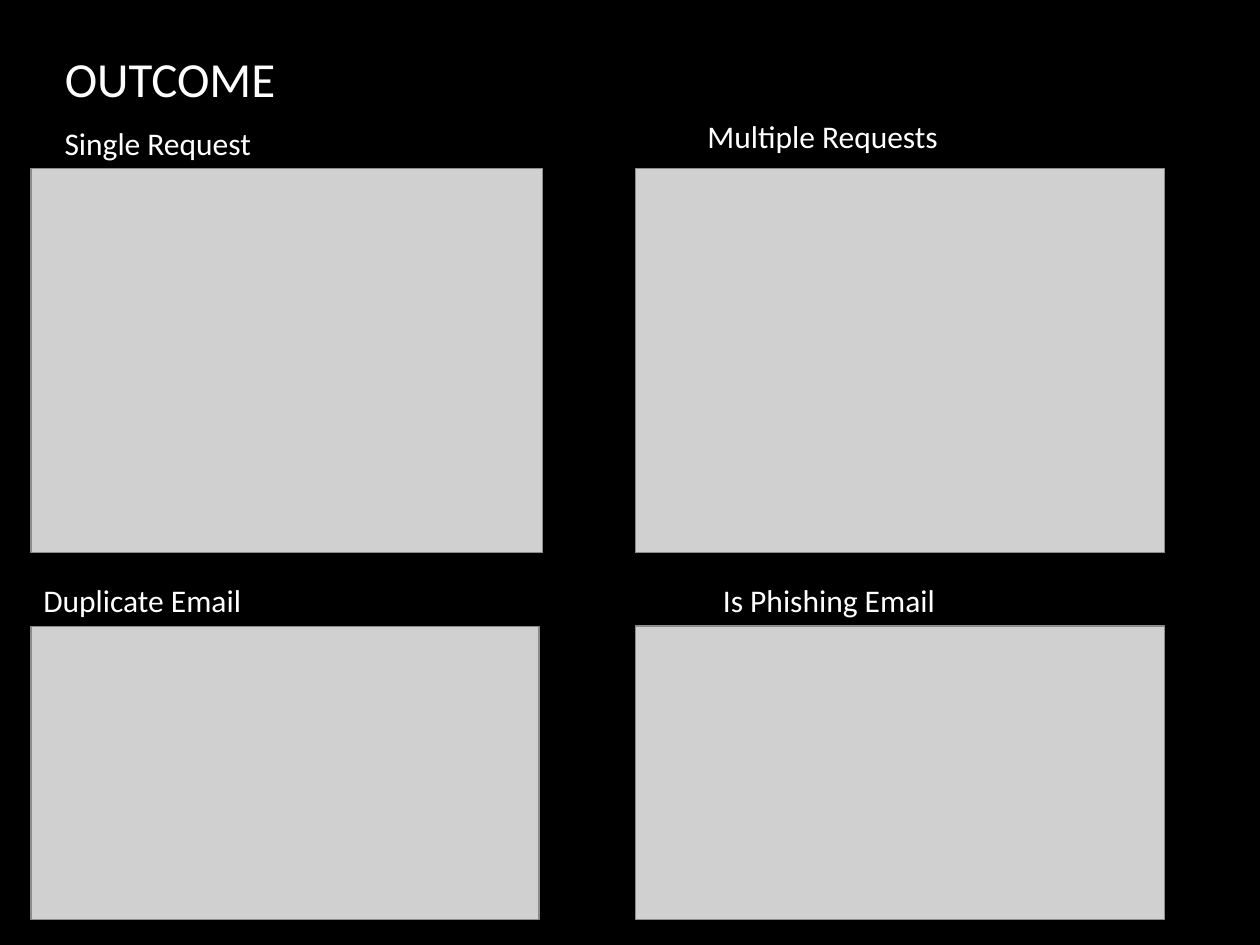
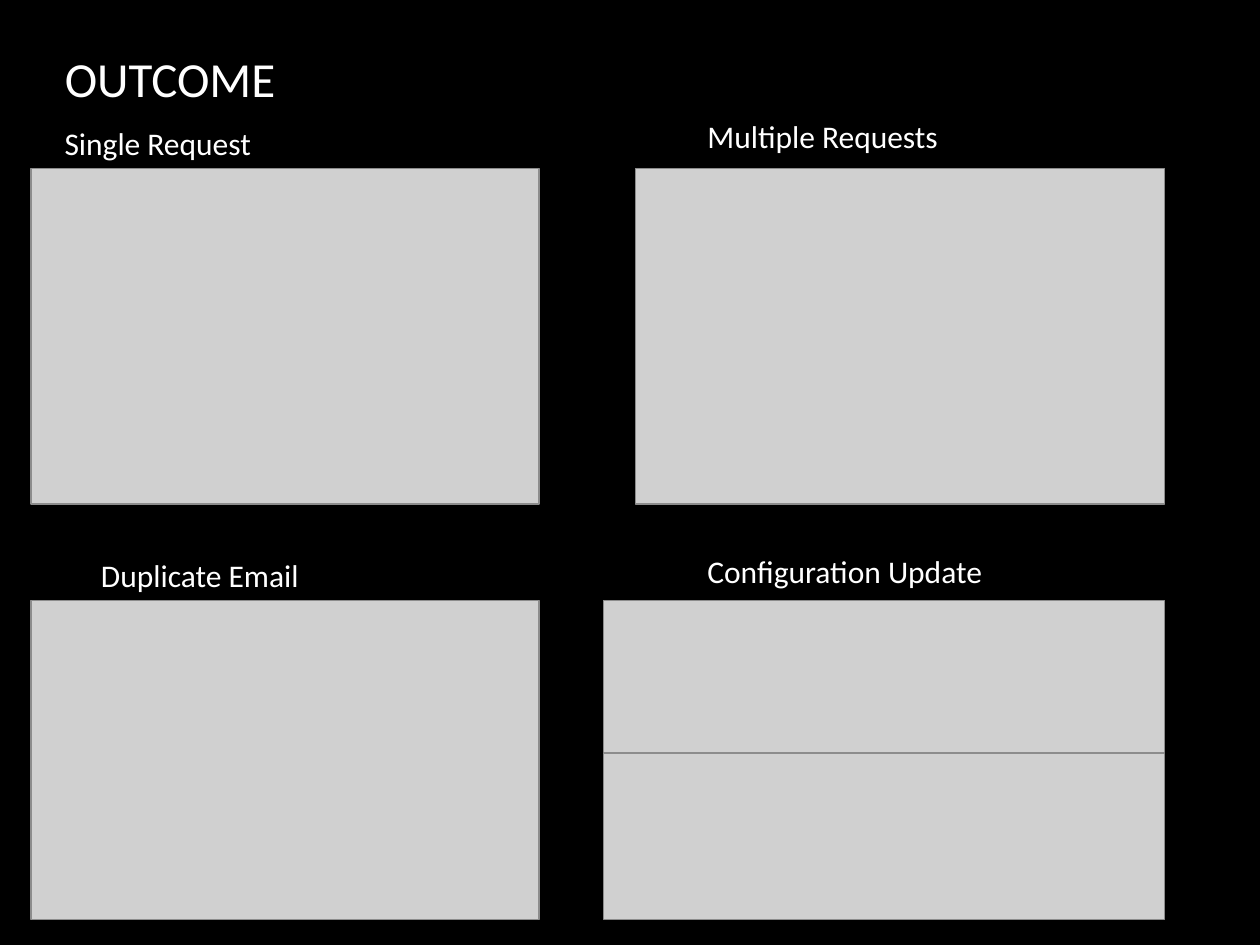
Before and after one commit to ewfx/gaied-fraud-breakers, a slide deck: slide 9 of artifacts/Email_Gatekeeper.pptx. Drawn at 1260x945 pixels with LibreOffice and Linux fonts; fonts in the diff are those of the drawing; grey boxes stand for pictures; background and template pictures are left out. Boxes give left, top, right and bottom in pixels: in the first picture for what was removed or moved away, otherwise in the second. Text is boxed around its words. In the diff, an @@ line names an element or a change of style, - is before the commit and + after.

```diff
--- a/artifacts/Email_Gatekeeper.pptx
+++ b/artifacts/Email_Gatekeeper.pptx
@@ picture: place and size @@
-picture at [32, 169, 543, 553]
+picture at [32, 169, 539, 504]
@@ picture: place and size @@
-picture at [635, 169, 1164, 553]
+picture at [635, 169, 1164, 504]
@@ text "Duplicate Email": place and size @@
-text "Duplicate Email" at [43, 590, 241, 617]
+text "Duplicate Email" at [101, 565, 299, 592]
@@ text added at [707, 561, 982, 589], 18 pt, text #FFFFFF @@
+Configuration Update
@@ text removed at [723, 590, 935, 618] @@
-Is Phishing Email
@@ picture: place and size @@
-picture at [32, 626, 539, 920]
+picture at [32, 601, 539, 920]
@@ picture added at [604, 601, 1164, 752] @@
@@ picture: place and size @@
-picture at [635, 626, 1164, 920]
+picture at [604, 753, 1164, 920]
```
Also in this commit, not shown: 3 other slides changed, 2 slides added.
